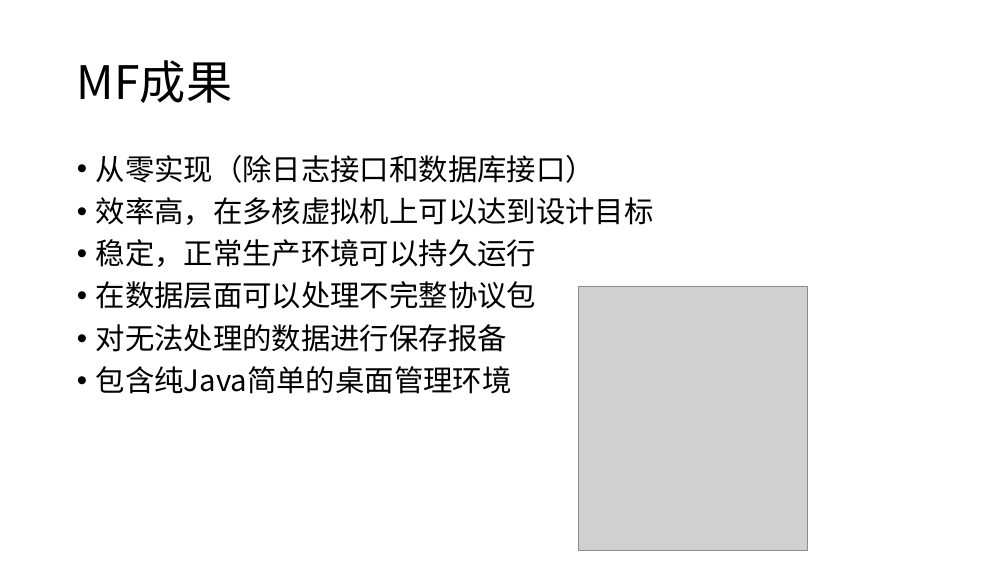
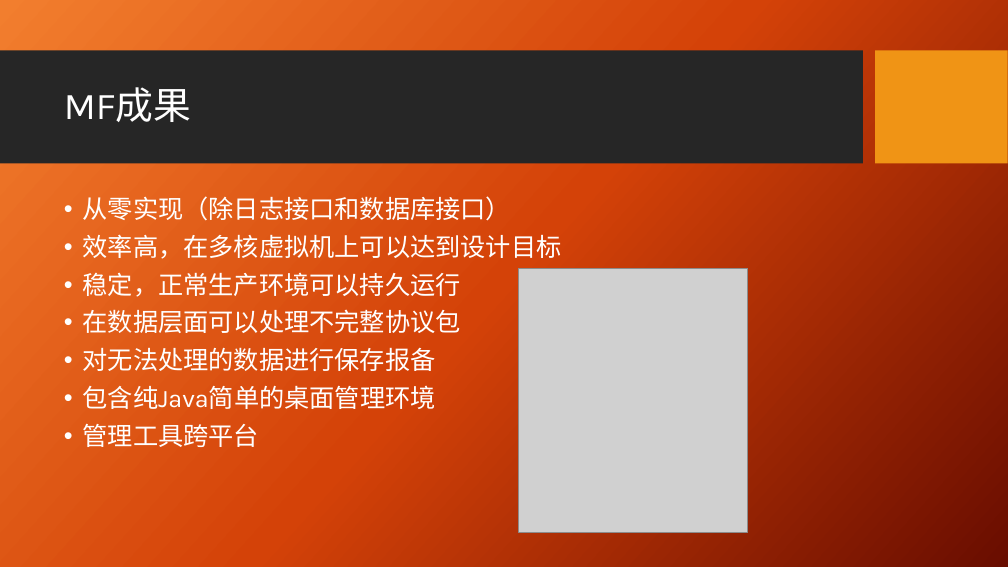
Before and after one commit to rexfa/MForwardWithCache, a slide deck: slide 6 of doc/MForwardWithCache说明.pptx (slide 5 before the commit). Drawn at 1008x567 pixels with LibreOffice and Linux fonts; fonts in the diff are those of the drawing; grey boxes stand for pictures; background and template pictures are left out. Boxes give left, top, right and bottom in pixels: in the first picture for what was removed or moved away, otherwise in the second. Text is boxed around its words. In the diff, an @@ line names an element or a change of style, - is before the commit and + after.

```diff
--- a/doc/MForwardWithCache说明.pptx
+++ b/doc/MForwardWithCache说明.pptx
@@ background #FFFFFF to picture (left out) @@
@@ rectangle added at bbox=[0, 51, 863, 164], fill #262626 @@
@@ rectangle added at bbox=[876, 51, 1008, 164], fill #F09415 @@
@@ title "MF成果": place and size @@
-title "MF成果" at bbox=[77, 60, 232, 103]
+title "MF成果" at bbox=[64, 87, 191, 122]
@@ title "MF成果" at bbox=[64, 87, 191, 122]: size 44 to 36 pt, font Noto Sans CJK SC to Karla, text colour #000000 to #FFFFFF @@
@@ text "从零实现（除日志接口和数据库接口）": place and size @@
-text "从零实现（除日志接口和数据库接口）" at bbox=[96, 155, 654, 394]
+text "从零实现（除日志接口和数据库接口）" at bbox=[83, 196, 562, 447]
@@ text at bbox=[83, 196, 562, 409]: size 28 to 24 pt, font Noto Sans CJK SC to Karla, text colour #000000 to #FFFFFF @@
@@ picture: place and size @@
-picture at bbox=[578, 286, 808, 551]
+picture at bbox=[519, 268, 748, 533]
@@ text at bbox=[83, 424, 259, 447]: paragraph added @@
+• 管理工具跨平台
```
Also in this commit, not shown: 4 other slides changed, 3 slides added.
